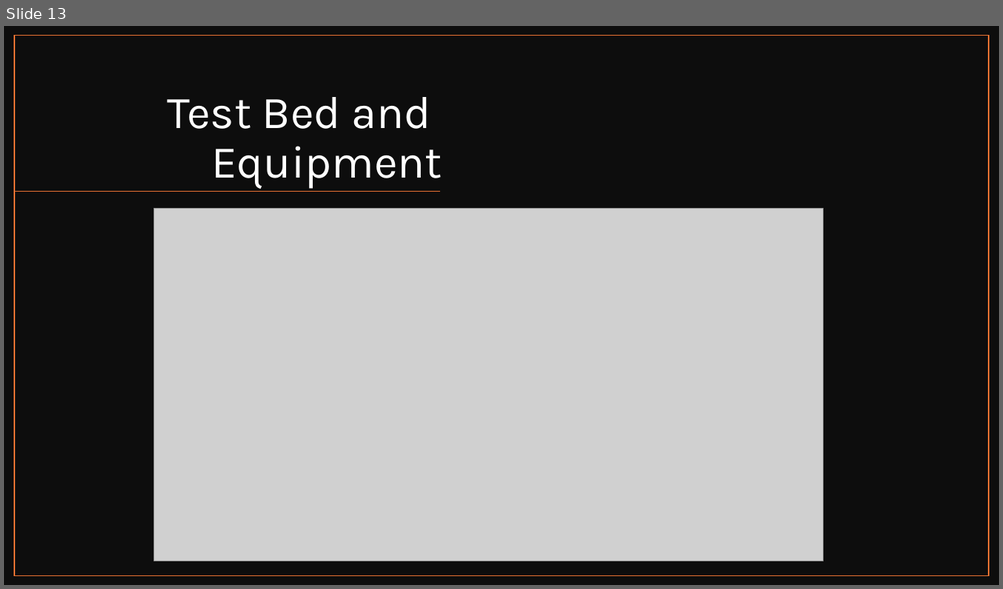
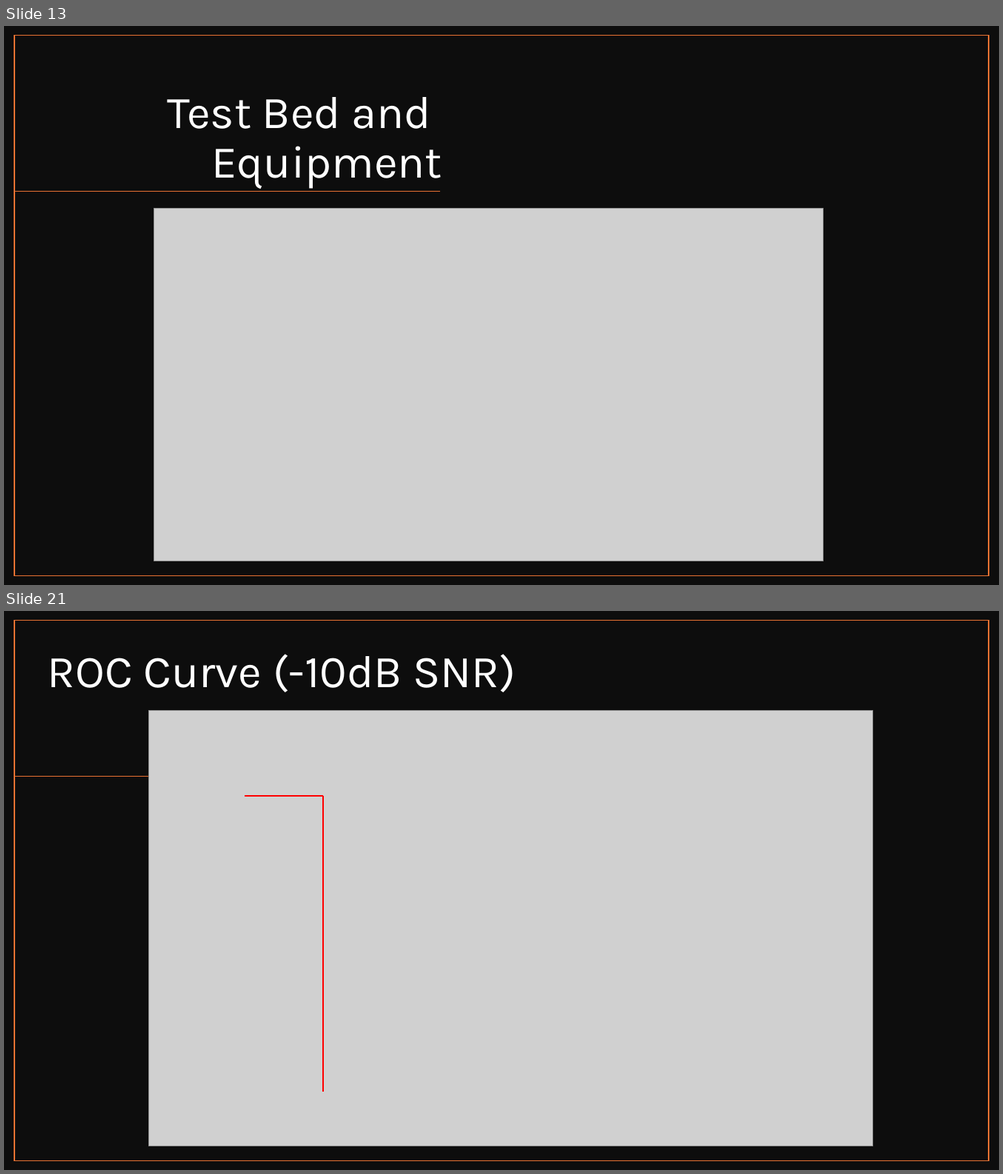
Before and after one commit to Brycycle/WES-CAPSTONE, a slide deck: Capstone Mid-Quarter Update_Bryce Rooney.pptx. Shown one above the other, each under a label of ours: slide 13 before the commit, slides 13 and 21 after it; the slides between them are not shown. The pictures are 1003x589 and 1003x1174 pixels, drawn with LibreOffice and Linux fonts; fonts in the diff are those of the drawing; grey boxes stand for pictures. Boxes give left, top, right and bottom in pixels: in the first picture for what was removed or moved away, otherwise in the second. Text is boxed around its words. In the diff, an @@ line names an element or a change of style, - is before the commit and + after.

```diff
--- a/Capstone Mid-Quarter Update_Bryce Rooney.pptx
+++ b/Capstone Mid-Quarter Update_Bryce Rooney.pptx
@@ slide 21 added at box(4, 611, 999, 1170), background #FFFFFF @@
@@ rectangle added at box(4, 611, 999, 1170), fill #0D0D0D @@
@@ rectangle added at box(14, 621, 989, 1162), outline #E97132 1 pt @@
@@ title added at box(48, 654, 516, 692), 44 pt, text #FFFFFF @@
+ROC Curve (-10dB SNR)
@@ picture added at box(149, 710, 874, 1146) @@
@@ line added from (441, 777) to (14, 777), #E97132 1 pt @@
@@ line added from (245, 796) to (324, 796), #FF0000 1.5 pt @@
@@ line added from (324, 796) to (324, 1092), #FF0000 1.5 pt @@
```
Also in this commit, not shown: 2 slides changed, 7 other slides added.
